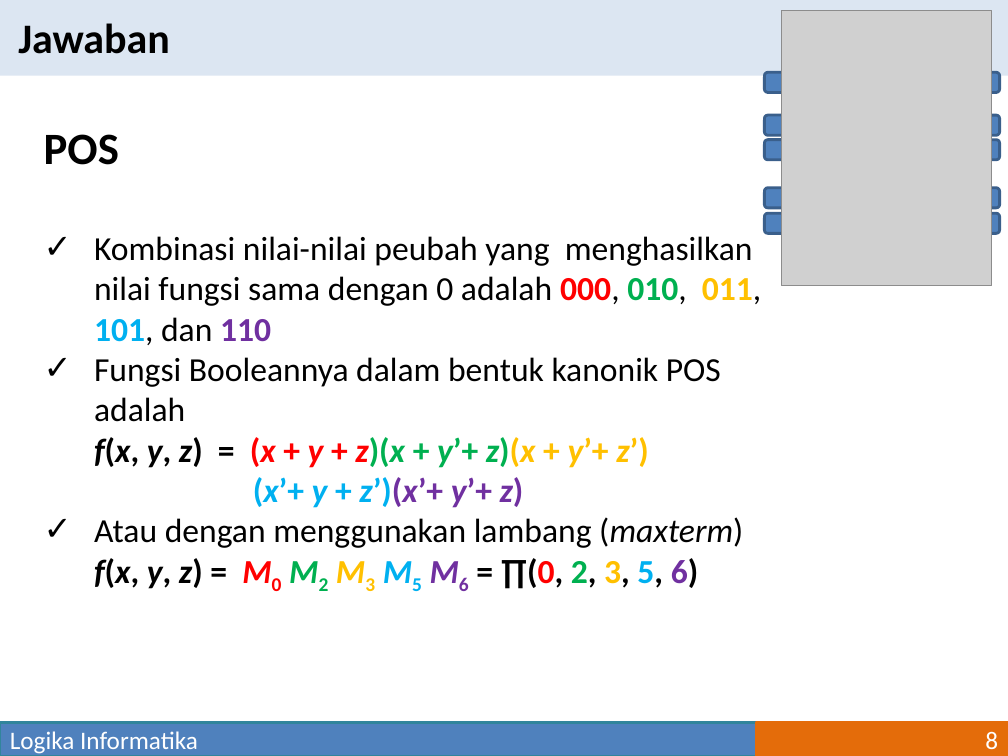
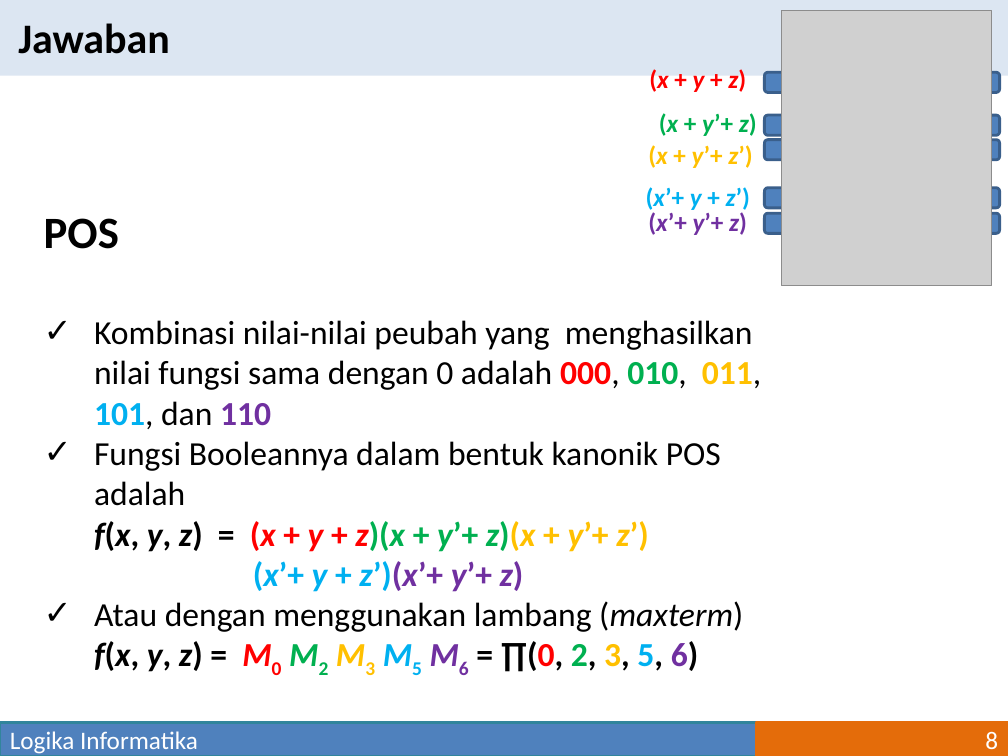
Before and after one commit to mpriyonots/Logika-Informatika, a slide deck: slide 8 of materi/Logika Informatika-06.pptx. Drawn at 1008x756 pixels with LibreOffice and Linux fonts; fonts in the diff are those of the drawing; grey boxes stand for pictures. Boxes give left, top, right and bottom in pixels: in the first picture for what was removed or moved away, otherwise in the second. Text is boxed around its words. In the diff, an @@ line names an element or a change of style, - is before the commit and + after.

```diff
--- a/materi/Logika Informatika-06.pptx
+++ b/materi/Logika Informatika-06.pptx
@@ text added at [649, 69, 746, 92], 18 pt, text #FF0000, bold @@
+(x + y + z)
@@ text added at [659, 113, 757, 136], 18 pt, text #00B050, bold @@
+(x + y’+ z)
@@ text added at [648, 145, 752, 168], 18 pt, text #FFC000, bold @@
+(x + y’+ z’)
@@ text "POS": place and size @@
-text "POS" at [44, 134, 761, 589]
+text "POS" at [44, 218, 761, 672]
@@ text added at [646, 187, 750, 213], 18 pt, text #7030A0, bold @@
+(x’+ y’+ z)
@@ text added at [648, 212, 747, 235], 18 pt, text #00B0F0, bold @@
+(x’+ y + z’)
```
Also in this commit, not shown: 5 other files.
